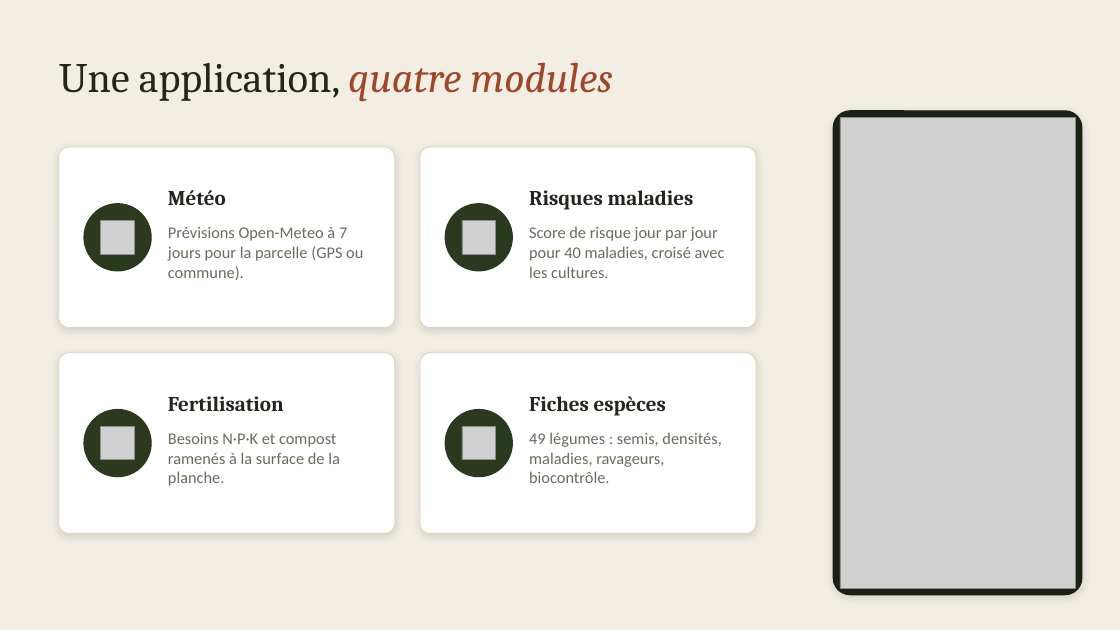
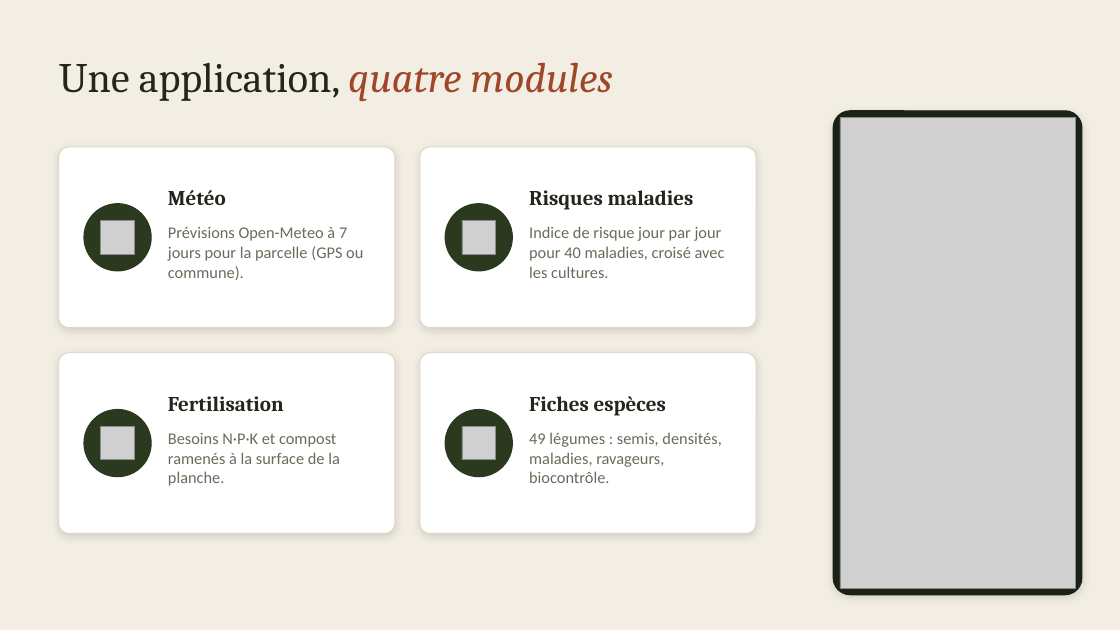
Before and after one commit to elodie24000/meteo-rique-maraichage, a slide deck: slide 3 of presentation/Presentation_outil_maraichage.pptx. Drawn at 1120x630 pixels with LibreOffice and Linux fonts; fonts in the diff are those of the drawing; grey boxes stand for pictures. Boxes give left, top, right and bottom in pixels: in the first picture for what was removed or moved away, otherwise in the second. Text is boxed around its words. In the diff, an @@ line names an element or a change of style, - is before the commit and + after.

```diff
--- a/presentation/Presentation_outil_maraichage.pptx
+++ b/presentation/Presentation_outil_maraichage.pptx
@@ text at [529, 226, 725, 278]: text changed @@
-Score de risque jour par jour pour 40 maladies, croisé avec les cultures.
+Indice de risque jour par jour pour 40 maladies, croisé avec les cultures.
```
Also in this commit, not shown: 2 other slides changed.
